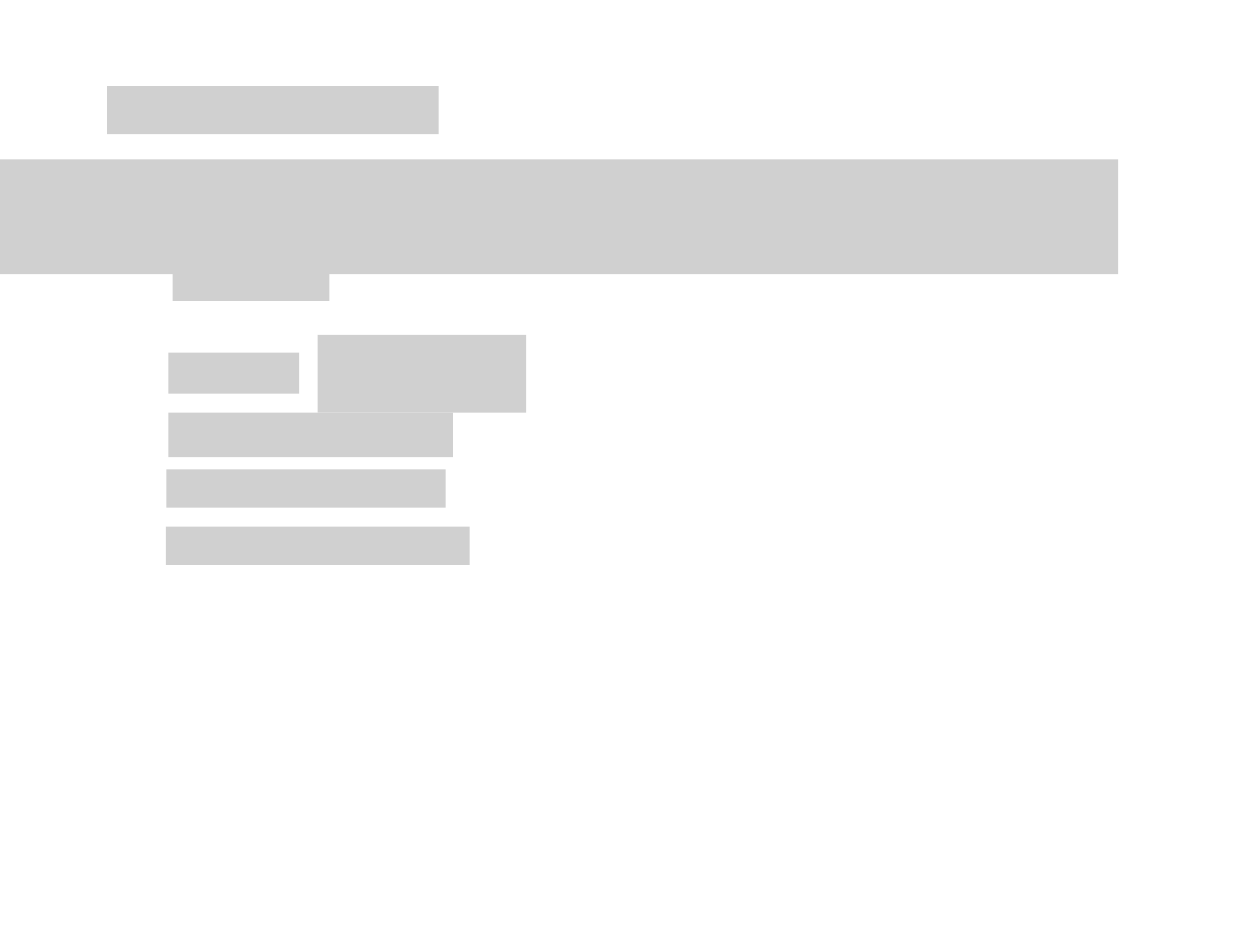
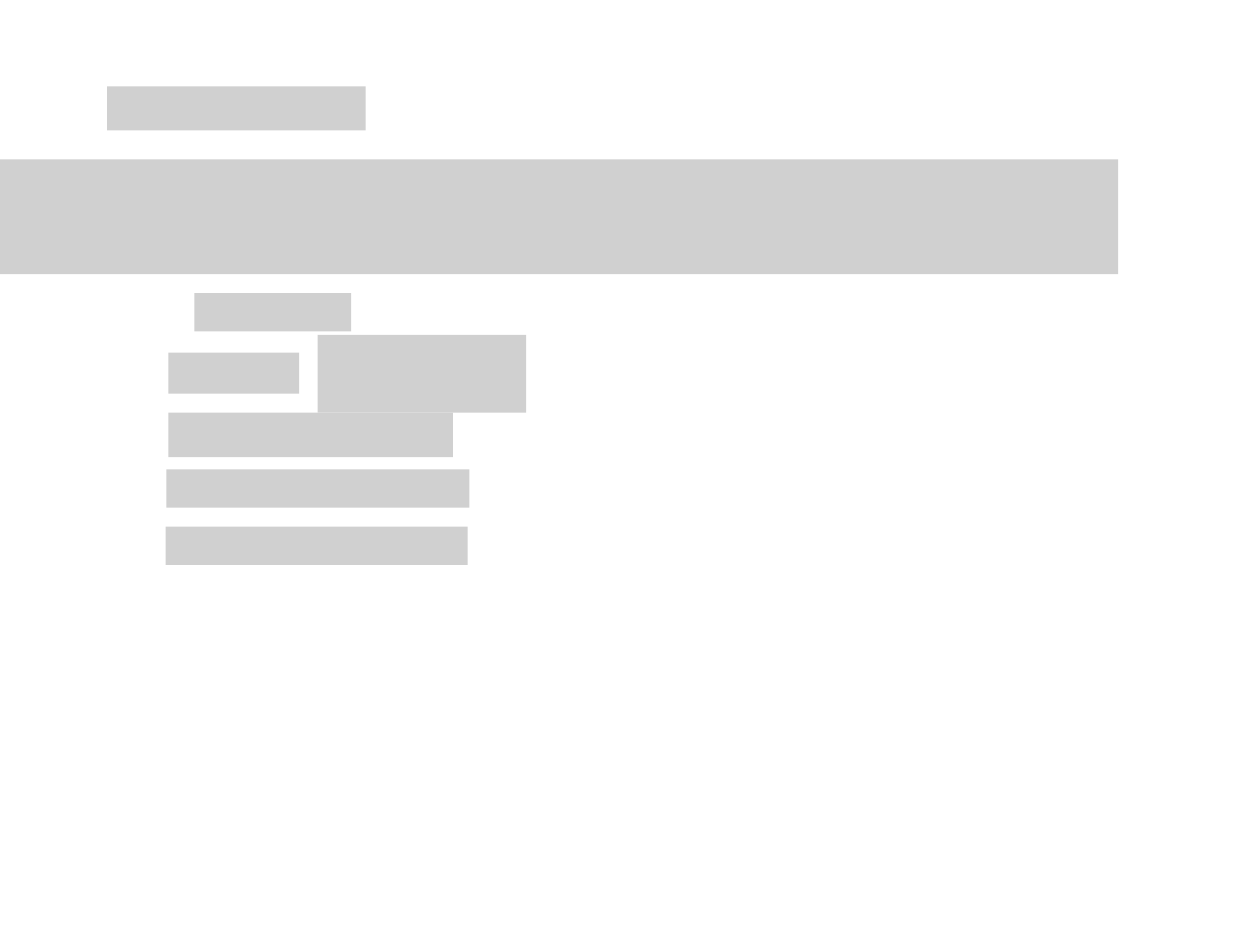
Before and after one commit to jorgeAvellaneda/robotica-laboratorio2, a slide deck: slide 7 of LAB_2021_1.pptx. Drawn at 1260x945 pixels with LibreOffice and Linux fonts; fonts in the diff are those of the drawing; grey boxes stand for pictures. Boxes give left, top, right and bottom in pixels: in the first picture for what was removed or moved away, otherwise in the second. Text is boxed around its words. In the diff, an @@ line names an element or a change of style, - is before the commit and + after.

```diff
--- a/LAB_2021_1.pptx
+++ b/LAB_2021_1.pptx
@@ picture: place and size @@
-picture at box(107, 86, 438, 134)
+picture at box(107, 86, 365, 131)
@@ picture removed at box(173, 263, 330, 301) @@
@@ picture added at box(195, 293, 352, 331) @@
@@ picture: place and size @@
-picture at box(166, 469, 446, 507)
+picture at box(166, 469, 469, 507)
```
Also in this commit, not shown: 1 other slide changed, 3 other files.
